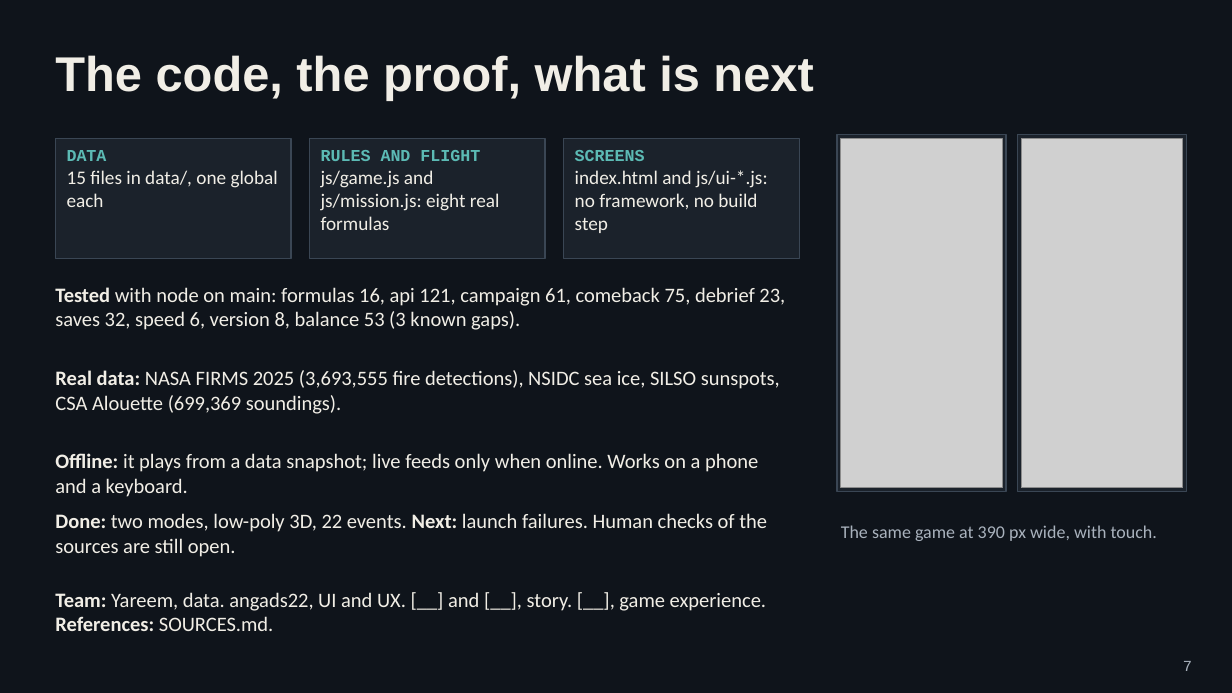
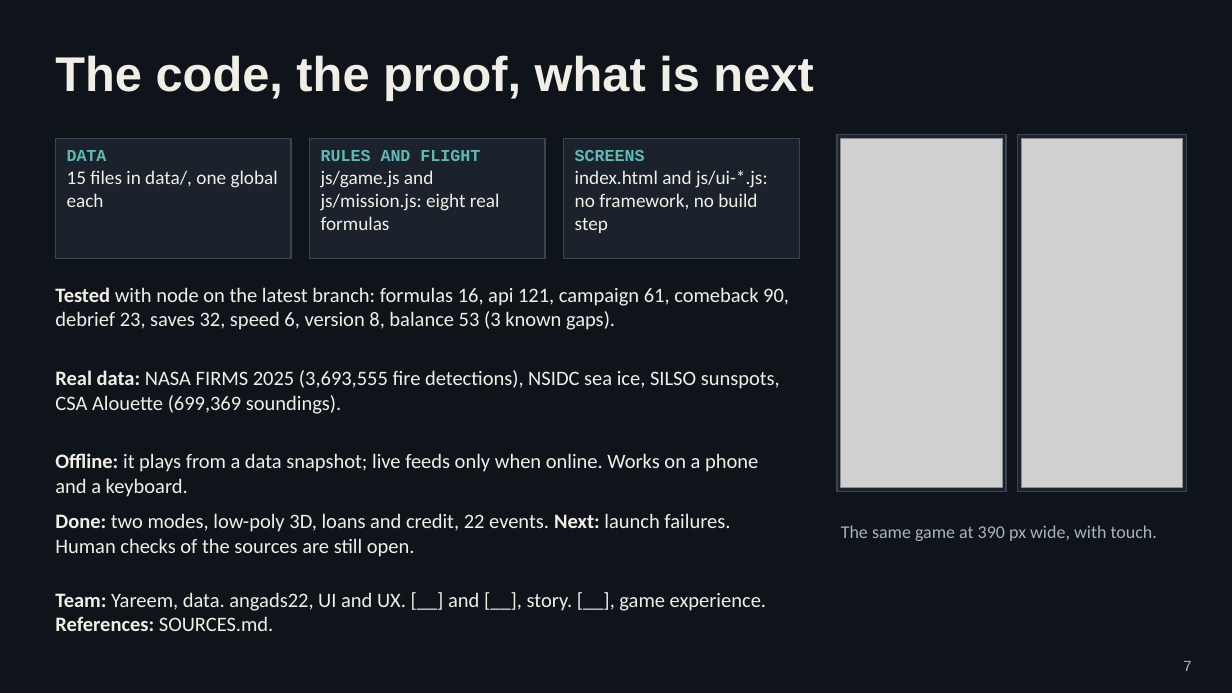
Before and after one commit to angads22/Hackstreet_Bros_Satellite, a slide deck: slide 7 of deck/GRAVITRON.pptx. Drawn at 1232x693 pixels with LibreOffice and Linux fonts; fonts in the diff are those of the drawing; grey boxes stand for pictures. Boxes give left, top, right and bottom in pixels: in the first picture for what was removed or moved away, otherwise in the second. Text is boxed around its words. In the diff, an @@ line names an element or a change of style, - is before the commit and + after.

```diff
--- a/deck/GRAVITRON.pptx
+++ b/deck/GRAVITRON.pptx
@@ text at [55,287,789,330]: text changed @@
-Tested with node on main: formulas 16, api 121, campaign 61, comeback 75, debrief 23, saves 32, speed 6, version 8, balance 53 (3 known gaps).
+Tested with node on the latest branch: formulas 16, api 121, campaign 61, comeback 90, debrief 23, saves 32, speed 6, version 8, balance 53 (3 known gaps).
@@ text at [55,513,730,557]: text changed @@
-Done: two modes, low-poly 3D, 22 events. Next: launch failures. Human checks of the sources are still open.
+Done: two modes, low-poly 3D, loans and credit, 22 events. Next: launch failures. Human checks of the sources are still open.
```
Also in this commit, not shown: 2 other slides changed, 2 other files.
